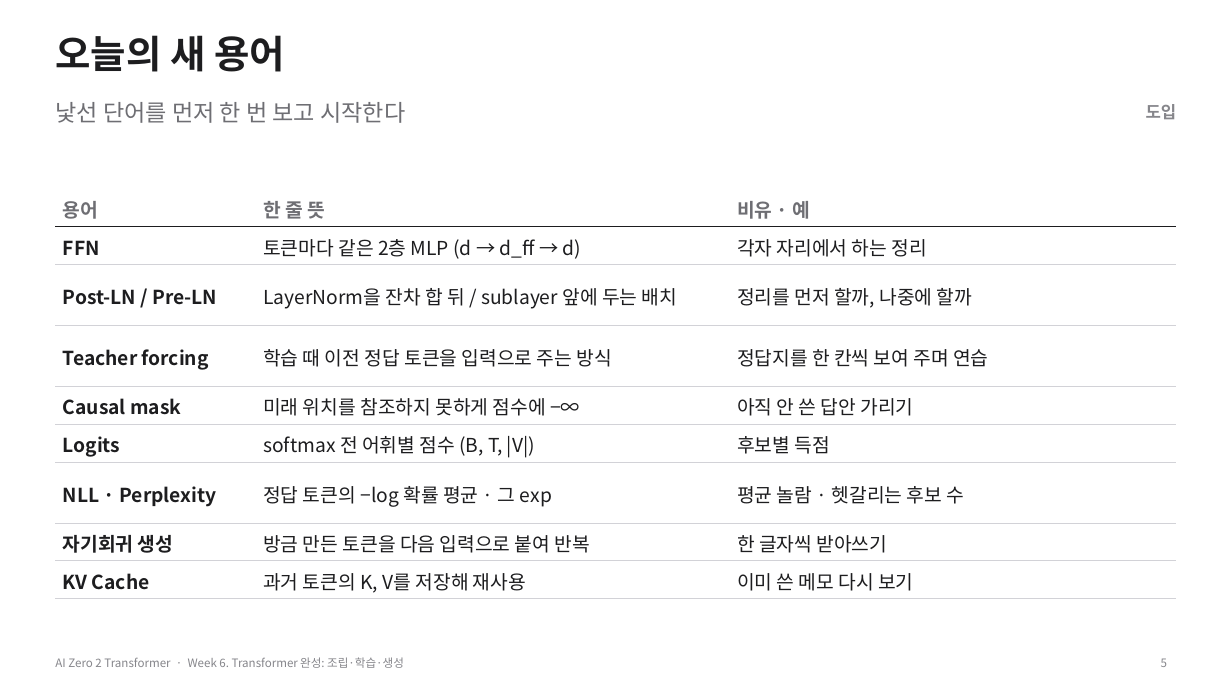
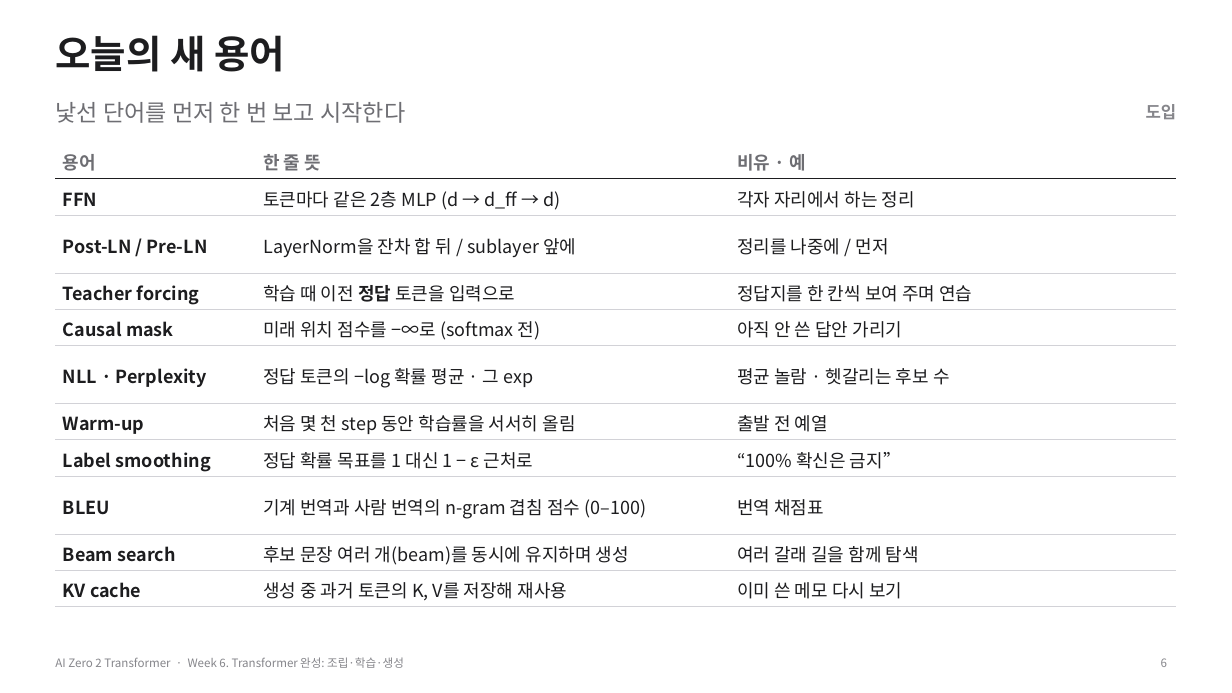
Before and after one commit to myunhh/AI-Zero-2-Transformers, a slide deck: slide 6 of lectures/week06_transformer_complete.pptx (slide 5 before the commit). Drawn at 1232x693 pixels with LibreOffice and Linux fonts; fonts in the diff are those of the drawing. Boxes give left, top, right and bottom in pixels: in the first picture for what was removed or moved away, otherwise in the second. Text is boxed around its words. In the diff, an @@ line names an element or a change of style, - is before the commit and + after.

```diff
--- a/lectures/week06_transformer_complete.pptx
+++ b/lectures/week06_transformer_complete.pptx
@@ table at (55, 142, 1177, 607) @@
-row 3: Post-LN / Pre-LN | LayerNorm을 잔차 합 뒤 / sublayer 앞에 두는 배치 | 정리를 먼저 할까, 나중에 할까
-row 4: Teacher forcing | 학습 때 이전 정답 토큰을 입력으로 주는 방식 | 정답지를 한 칸씩 보여 주며 연습
-row 5: Causal mask | 미래 위치를 참조하지 못하게 점수에 −∞ | 아직 안 쓴 답안 가리기
-row 6: Logits | softmax 전 어휘별 점수 (B, T, |V|) | 후보별 득점
+row 3: Post-LN / Pre-LN | LayerNorm을 잔차 합 뒤 / sublayer 앞에 | 정리를 나중에 / 먼저
+row 4: Teacher forcing | 학습 때 이전 정답 토큰을 입력으로 | 정답지를 한 칸씩 보여 주며 연습
+row 5: Causal mask | 미래 위치 점수를 −∞로 (softmax 전) | 아직 안 쓴 답안 가리기
-row 8: 자기회귀 생성 | 방금 만든 토큰을 다음 입력으로 붙여 반복 | 한 글자씩 받아쓰기
-row 9: KV Cache | 과거 토큰의 K, V를 저장해 재사용 | 이미 쓴 메모 다시 보기
+row 7: Warm-up | 처음 몇 천 step 동안 학습률을 서서히 올림 | 출발 전 예열
+row 8: Label smoothing | 정답 확률 목표를 1 대신 1 − ε 근처로 | “100% 확신은 금지”
+row 9: BLEU | 기계 번역과 사람 번역의 n-gram 겹침 점수 (0–100) | 번역 채점표
+row 10: Beam search | 후보 문장 여러 개(beam)를 동시에 유지하며 생성 | 여러 갈래 길을 함께 탐색
+row 11: KV cache | 생성 중 과거 토큰의 K, V를 저장해 재사용 | 이미 쓴 메모 다시 보기
@@ table: place and size @@
-table at (55, 189, 1177, 599)
+table at (55, 142, 1177, 607)
@@ page number at (1161, 658, 1167, 667): text changed @@
-5
+6
```
Also in this commit, not shown: 27 other slides changed, 24 slides added, 18 slides removed, 11 other files.
